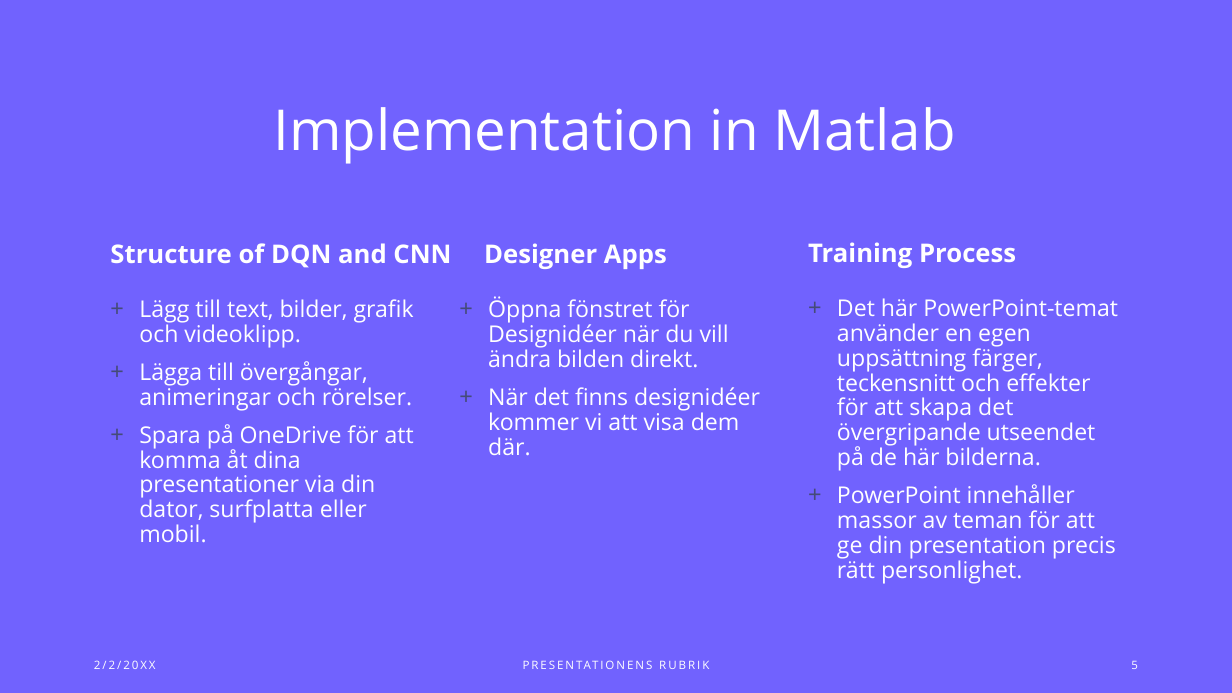
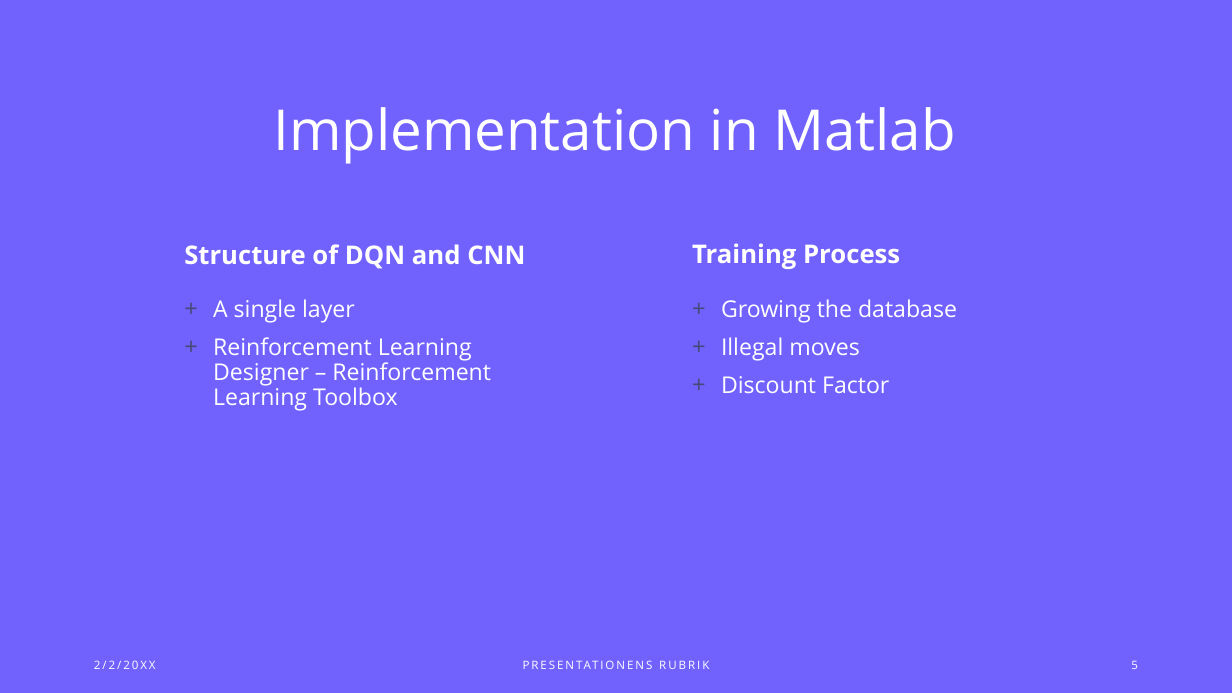
Before and after one commit to Ashley-Bjors/DVA439-Intelligenta-system, a slide deck: slide 5 of Redovisning.pptx. Drawn at 1232x693 pixels with LibreOffice and Linux fonts; fonts in the diff are those of the drawing. Boxes give left, top, right and bottom in pixels: in the first picture for what was removed or moved away, otherwise in the second. Text is boxed around its words. In the diff, an @@ line names an element or a change of style, - is before the commit and + after.

```diff
--- a/Redovisning.pptx
+++ b/Redovisning.pptx
@@ text "Structure of DQN and CNN": place and size @@
-text "Structure of DQN and CNN" at <box>110,243,451,268</box>
+text "Structure of DQN and CNN" at <box>184,244,525,269</box>
@@ text "Training Process": place and size @@
-text "Training Process" at <box>808,242,1016,268</box>
+text "Training Process" at <box>692,243,900,269</box>
@@ text removed at <box>484,243,667,269</box> @@
-Designer Apps
@@ text at <box>213,299,491,411</box>: text changed @@
-+ Lägg till text, bilder, grafik och videoklipp.
-+ Lägga till övergångar, animeringar och rörelser.
-+ Spara på OneDrive för att komma åt dina presentationer via din dator, surfplatta eller mobil.
++ A single layer
++ Reinforcement Learning Designer – Reinforcement Learning Toolbox
@@ text removed at <box>488,296,760,456</box> @@
-+ Öppna fönstret för Designidéer när du vill ändra bilden direkt.
-+ När det finns designidéer kommer vi att visa dem där.
@@ text at <box>721,299,957,393</box>: text changed @@
-+ Det här PowerPoint-temat använder en egen uppsättning färger, teckensnitt och effekter för att skapa det övergripande utseendet på de här bilderna.
-+ PowerPoint innehåller massor av teman för att ge din presentation precis rätt personlighet.
++ Growing the database
++ Illegal moves
++ Discount Factor
```
Also in this commit, not shown: 2 other slides changed.
